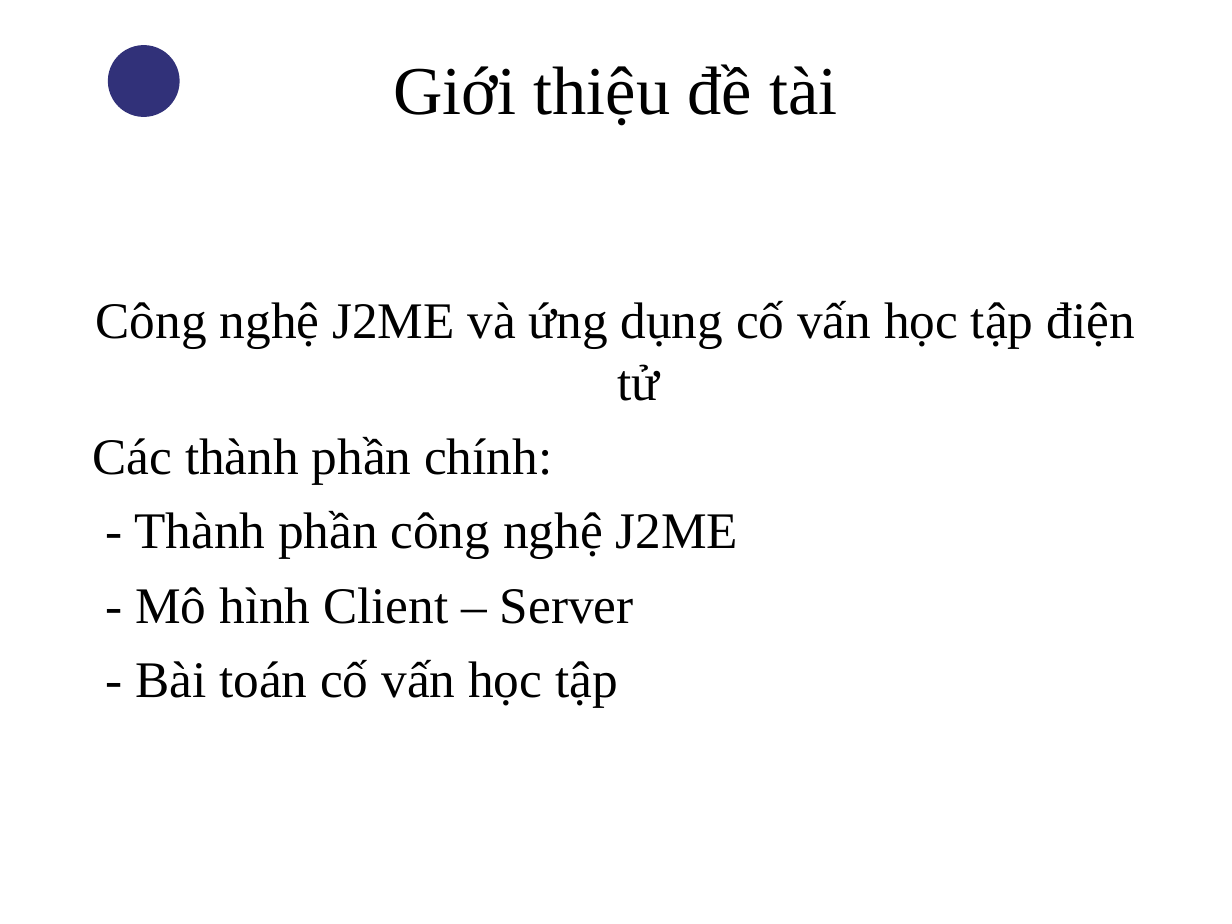
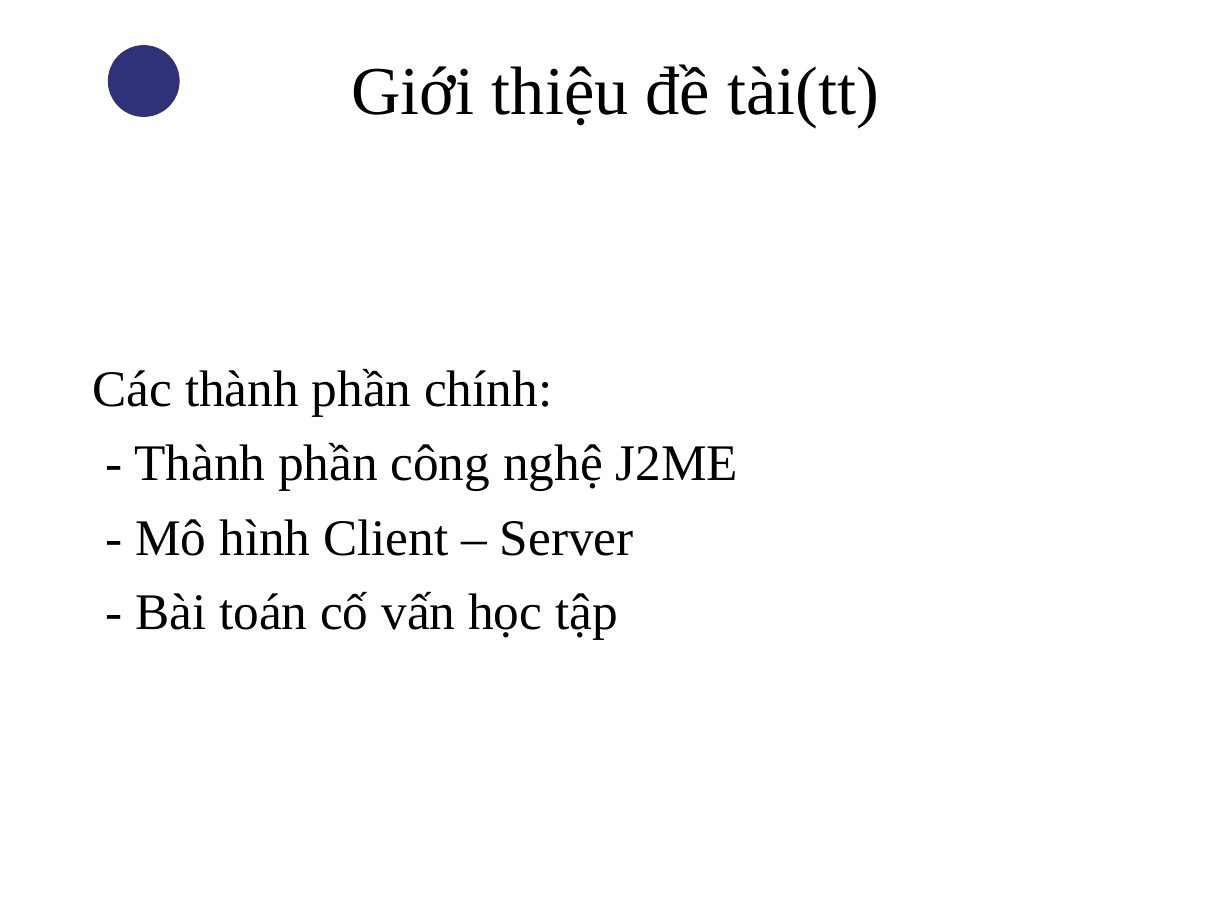
Before and after one commit to thandang/thesis-final, a slide deck: slide 4 of Reports/Slide bao cao.ppt (slide 3 before the commit). Drawn at 1232x924 pixels with LibreOffice and Linux fonts; fonts in the diff are those of the drawing; background and template pictures are left out. Boxes give left, top, right and bottom in pixels: in the first picture for what was removed or moved away, otherwise in the second. Text is boxed around its words. In the diff, an @@ line names an element or a change of style, - is before the commit and + after.

```diff
--- a/Reports/Slide bao cao.ppt
+++ b/Reports/Slide bao cao.ppt
@@ title at <box>351,64,879,127</box>: text changed @@
-Giới thiệu đề tài
+Giới thiệu đề tài(tt)
@@ text at <box>96,300,1134,401</box>: paragraph removed @@
-Công nghệ J2ME và ứng dụng cố vấn học tập điện tử
```
Also in this commit, not shown: 6 other slides changed, 5 slides added, 4 slides removed.
